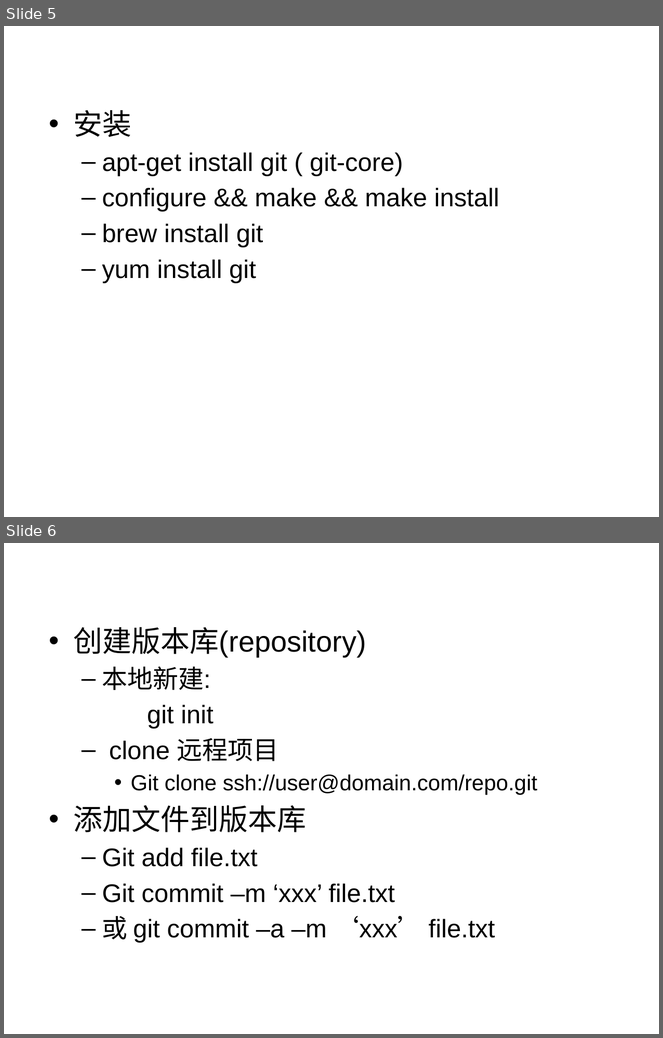
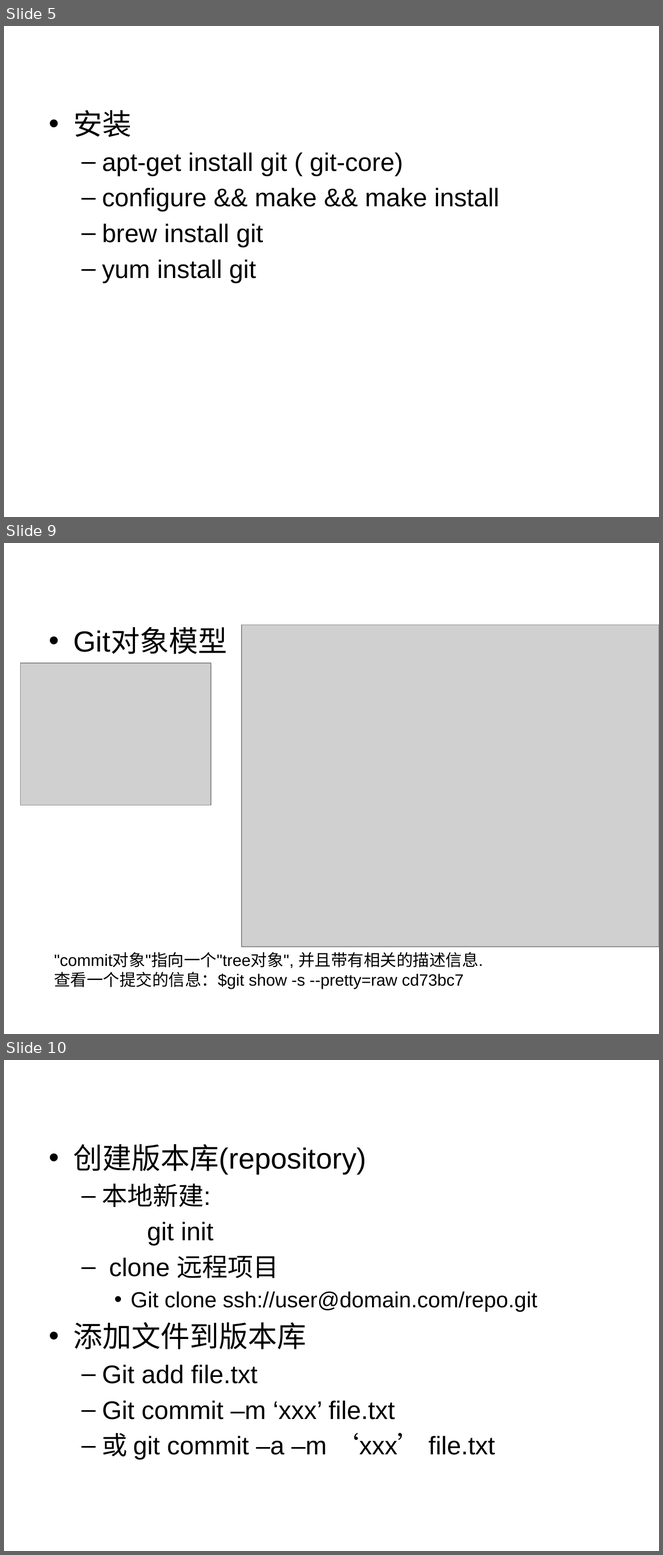
Before and after one commit to liufuqiang/ppts, a slide deck: 小议Git.pptx. Shown one above the other, each under a label of ours: slides 5 and 6 before the commit, slides 5, 9 and 10 after it; the slides between them are not shown. The pictures are 663x1038 and 663x1555 pixels, drawn with LibreOffice and Linux fonts; fonts in the diff are those of the drawing; grey boxes stand for pictures; background and template pictures are left out. Boxes give left, top, right and bottom in pixels: in the first picture for what was removed or moved away, otherwise in the second. Text is boxed around its words. In the diff, an @@ line names an element or a change of style, - is before the commit and + after.

Commit message:
补充对象模型

```diff
--- a/小议Git.pptx
+++ b/小议Git.pptx
@@ slide 9 added at [4, 543, 659, 1034], background picture (left out) @@
@@ text added at [73, 629, 227, 654], 32 pt, text #000000 @@
+• Git对象模型
@@ picture added at [242, 625, 659, 947] @@
@@ picture added at [21, 663, 211, 805] @@
@@ text added at [54, 952, 483, 990], 18 pt, text #000000 @@
+"commit对象"指向一个"tree对象", 并且带有相关的描述信息.
+查看一个提交的信息：$git show -s --pretty=raw cd73bc7
@@ what was slide 6 is now slide 10 @@
```
Also in this commit, not shown: 3 other slides added.
